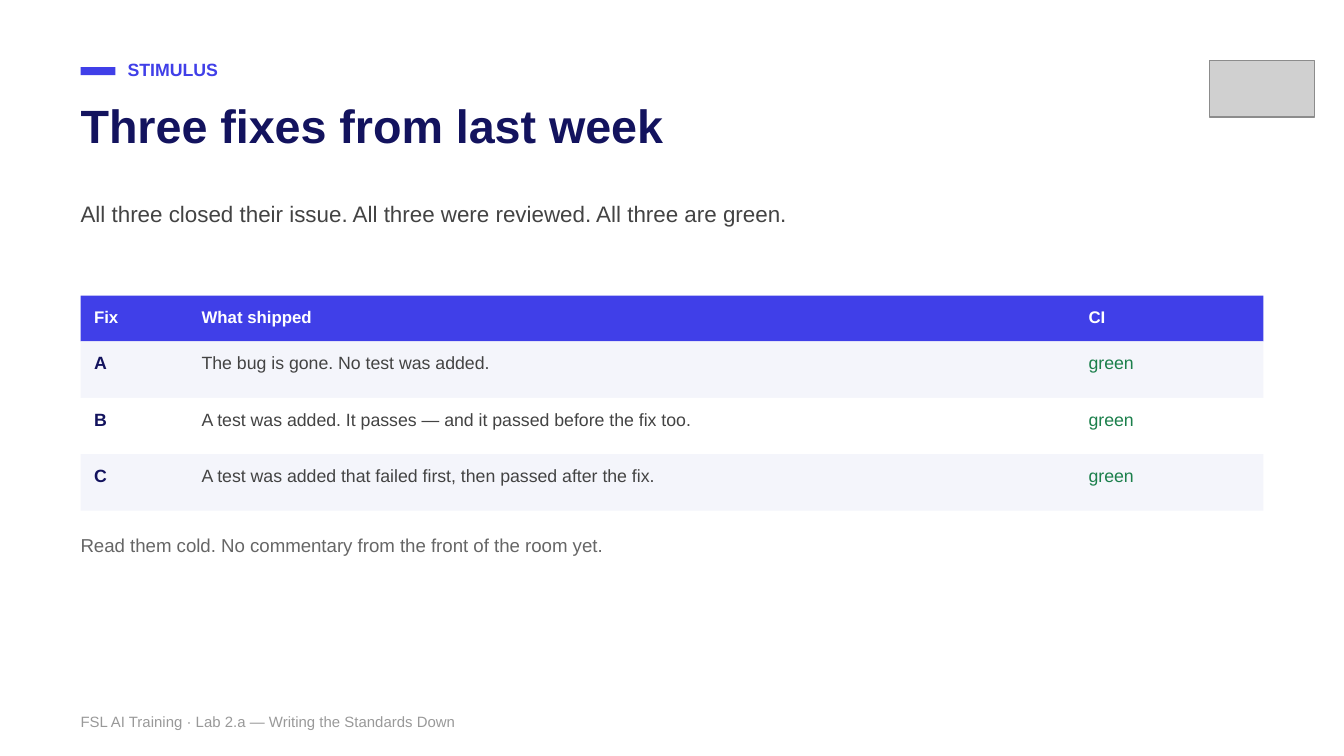
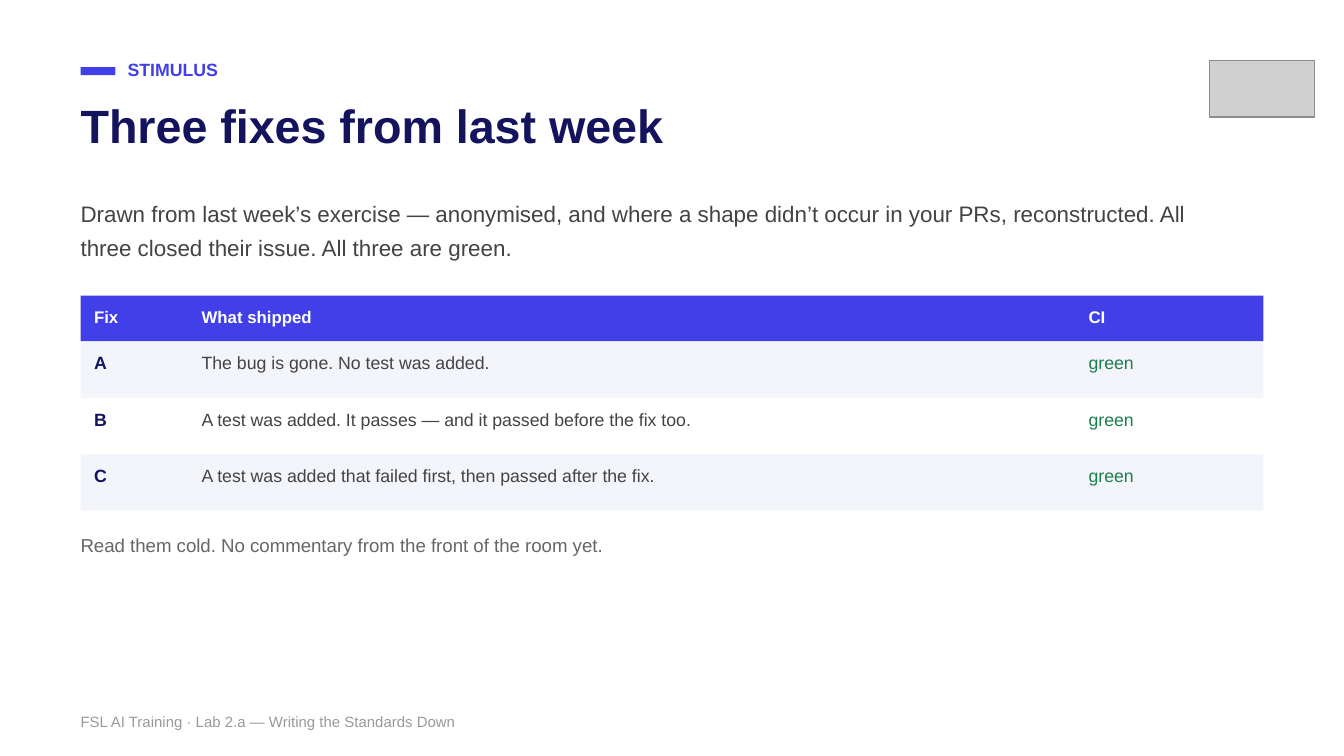
Before and after one commit to mike-tajmajer-fullstacklabs/fsl-taskboard-lab, a slide deck: slide 19 of docs/instructor/lab-2a-writing-the-standards-down.pptx (slide 20 before the commit). Drawn at 1344x756 pixels with LibreOffice and Linux fonts; fonts in the diff are those of the drawing; grey boxes stand for pictures. Boxes give left, top, right and bottom in pixels: in the first picture for what was removed or moved away, otherwise in the second. Text is boxed around its words. In the diff, an @@ line names an element or a change of style, - is before the commit and + after.

```diff
--- a/docs/instructor/lab-2a-writing-the-standards-down.pptx
+++ b/docs/instructor/lab-2a-writing-the-standards-down.pptx
@@ text at <box>81,205,1185,261</box>: text changed @@
-All three closed their issue. All three were reviewed. All three are green.
+Drawn from last week’s exercise — anonymised, and where a shape didn’t occur in your PRs, reconstructed. All three closed their issue. All three are green.
```
Also in this commit, not shown: 6 other slides changed, 1 slide added, 2 slides removed, 7 other files.
